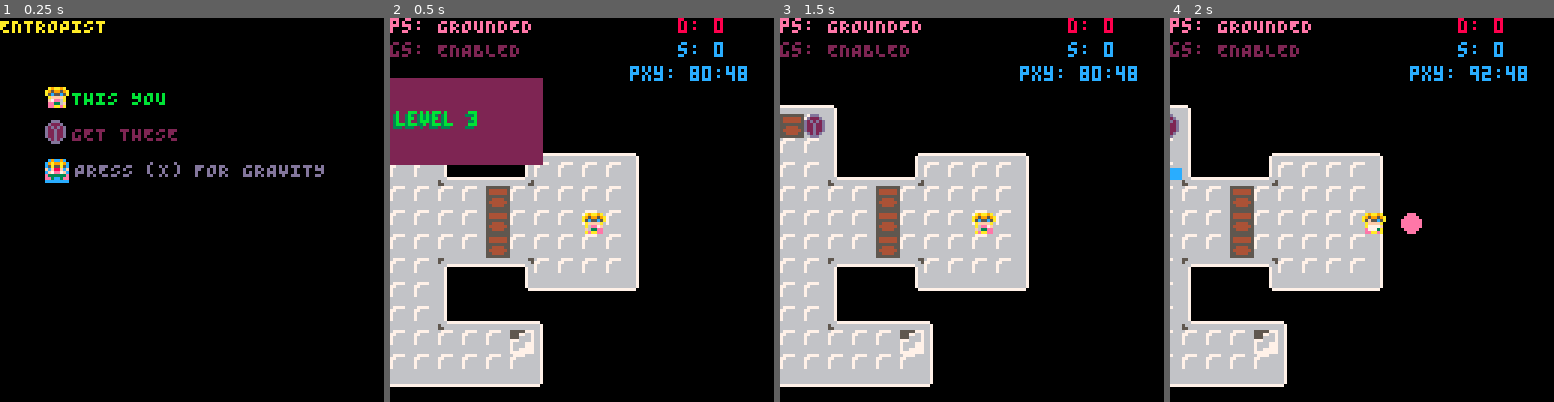
Above: before the commit, frames 1-4 (left to right).
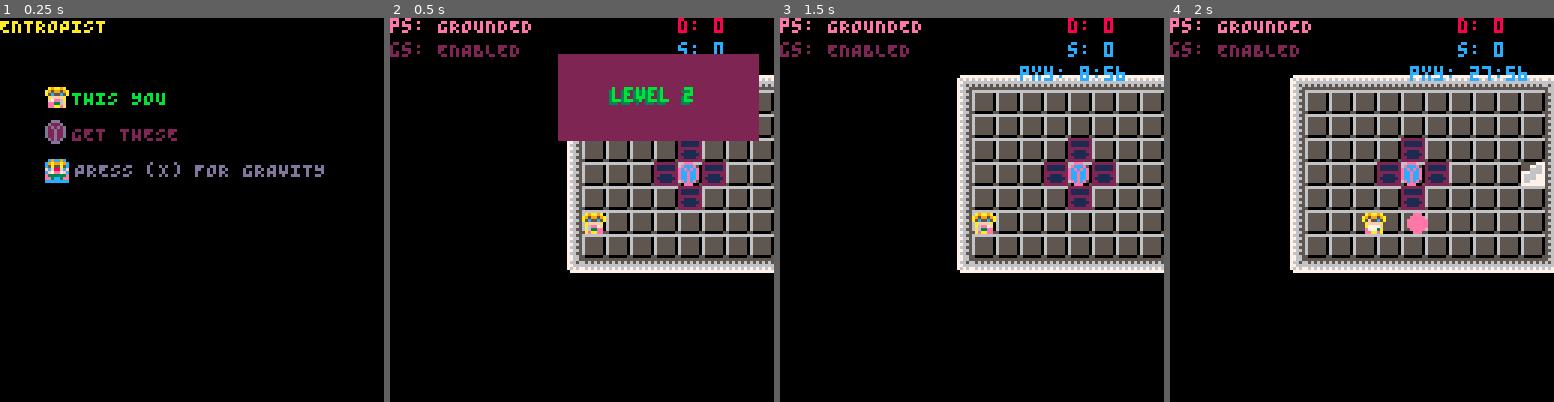
Above: after the commit, the same moments.

Repository: kitasuna/pico8-ttuor
Game: PICO-8 cartridge main.p8
The game is run twice, just before and just after one commit, with the same random seed, the same clock (stepped at 60 frames per second) and the same inputs.
Inputs:
- Up to frame 1 (0.25 s): no input
- Up to frame 2 (0.5 s): tap X (X key) at 0.33 s
- Up to frame 3 (1.5 s): tap O (Z key) at 0.7 s; tap X (X key) at 1.07 s
- Up to frame 4 (2 s): hold Right from 1.6 s (still down); tap O (Z key) at 1.7 s; tap X (X key) at 1.85 s

Frame 1 is identical in both runs. In frame 2, 59% of the frame differs, in the area x 0-100%, y 9-97%; in frame 3, 48%; in frame 4, 46%.

Commit message:
Improve level tileset

Diff:
--- a/main.p8
+++ b/main.p8
@@ -275,7 +275,7 @@
   -- Load levels
   levels = get_levels()
 
-  level_index = 3
+  level_index = 2
 
   -- Set up timers table for later...
   timers = {}
@@ -479,20 +479,20 @@
 
 
 __gff__
-0001010101010101010101010101010101010100000000002042020004040404040404040000000000000010000000000000000000000000000000000000000002000000000000000000000000000000020202020200000000000000000000000002000000000000000000000000000000000000000000000000000000000000
+0001010101010101010101010101010101010100000000002042020004040404040404040000000000000010000000000000000000000000000000000000000002000000000000000000000000000000020202020200000000000000000000000002000000000000000000000000000002020202020200000000000000000000
 0000000000000000000000000000000000000000000000000000000000000000000000000000000000000000000000000000000000000000000000000000000000000000000000000000000000000000000000000000000000000000000000000000000000000000000000000000000000000000000000000000000000000000
 __map__
-555555555555005555555555551a1a1a1a1a1800000000000000000000000000180000000000000000000000000018181818181818181818181800454343434343461818181818434343461800000000000000000000000000000000000000000000000000000000000000000000000000000000000000000000000000000000
-5555555555550055555555555555555555554543434343434343434343460000454343434600000000000000000018454343431818181800000000304040404040421818181818404040421800000000000000000000000000000000000000000000000000000000000000000000000000000000000000000000000000000000
-4543434343434343465555555555555555004140404040404040404040420000414040404200000000000000000018414040401818434343001800414040404019421818181818404040421800000000000000000000000000000000000000000000000000000000000000000000000000000000000000000000000000000000
-4140404040404040425555555555555555554140404040404040404040420000414040404200004543434343460018414040401818404040181800414040404a44471818181818404040421800000000000000000000000000000000000000000000000000000000000000000000000000000000000000000000000000000000
-4140404040404040494343434343434655004140404040404040404040420000304040404943434c40404040420018414040401818404040181800414040404218181818181818404040421800000000000000000000000000000000000000000000000000000000000000000000000000000000000000000000000000000000
-4140404040404040404040404040404255004140404040404040404019420000414040404040404040404040420018414040401818404040181800181818181818181818181818404040421800000000000000000000000000000000000000000000000000000000000000000000000000000000000000000000000000000000
-41404040404040404a444b404040404255554140404040404040404040420000414040404040404040404040420018484444441818404040181800181818181818181818181818404040421800000000000000000000000000000000000000000000000000000000000000000000000000000000000000000000000000000000
-4140404040404040421841404040404255554140404040404040404040420000414040404040404040404040420018181818181818181818181800414040404218181818181830404040421800000000000000000000000000000000000000000000000000000000000000000000000000000000000000000000000000000000
-4844444444444444471830404040404255554140404040404040404040420000414040404a44444b40404040420018004040401818181818181800304040404218414040404040404040421800000000000000000000000000000000000000000000000000000000000000000000000000000000000000000000000000000000
-5555551818181818181841404040404200004844444444444444444444470000414040404200004844444444470018184040401818404040421800414040404218414040404040404040421800000000000000000000000000000000000000000000000000000000000000000000000000000000000000000000000000000000
-454343181843434318184c4040404042000000000000000000000000000000004140404049434343460000000000181840404018184040194218004140404018181840404a4444444444471800000000000000000000000000000000000000000000000000000000000000000000000000000000000000000000000000000000
-4140531818524053181852404040404200000000000000000000000000000000414040404040401942000000000018181818181818444444471800414040401818184040421818181818181800000000000000000000000000000000000000000000000000000000000000000000000000000000000000000000000000000000
-4119531818524053181852404040404200000000000000000000000000000000414040404040404042000000000018181818181818181818181800484444441800004444470000000000000000000000000000000000000000000000000000000000000000000000000000000000000000000000000000000000000000000000
+555555555555005555555555551a1a1a1a1a0000000000000000000000000000000000000000000000000000000000000000000000000000000000454343434343461818181818434343460000000000000000000000000000000000000000000000000000000000000000000000000000000000000000000000000000000000
+5555555555550055555555555555555555554543434343434343434343460000454343434600000000000000000000454343430000000000000000307474747474421818181818747474420000000000000000000000000000000000000000000000000000000000000000000000000000000000000000000000000000000000
+4543434343434343465555555555555555004174747474747474747474420000417474744200000000000000000000417474741818434343000000417474747419421818181818747474420000000000000000000000000000000000000000000000000000000000000000000000000000000000000000000000000000000000
+4173737373737373425555555555555555554174747474747474747474420000417474744200004543434343460000417474741818747474181818417474744a44471818181818747474420000000000000000000000000000000000000000000000000000000000000000000000000000000000000000000000000000000000
+4173737373737173494343434343434655004174747474747474747474420000307474744943434c74747474420000417474741818747474181818417474744218181818181818747474420000000000000000000000000000000000000000000000000000000000000000000000000000000000000000000000000000000000
+4173737373737373737373737373734255004174747474747474747419420000417474747474747474747474420000417474741818747474181818181818180018181818181818747474420000000000000000000000000000000000000000000000000000000000000000000000000000000000000000000000000000000000
+41737173737373734a444b737373734255554174747474747474747474420000417474747474747474747474420000484444441818747474181818181818181818181818181818747474420000000000000000000000000000000000000000000000000000000000000000000000000000000000000000000000000000000000
+4173737373737373421841737173734255554174747474747474747474420000417474747474747474747474420018181818181818181818181818417474744218181818181830747474420000000000000000000000000000000000000000000000000000000000000000000000000000000000000000000000000000000000
+4844444444444444471830737373734255554174747474747474747474420000417474744a44444b74747474420018187474741818181818181818307474744218417474747474747474420000000000000000000000000000000000000000000000000000000000000000000000000000000000000000000000000000000000
+5555551818181818181841404040404200004844444444444444444444470000417474744200004844444444470018187474741818747474420000417474744218417474747474747474420000000000000000000000000000000000000000000000000000000000000000000000000000000000000000000000000000000000
+454343181843434318184c4040404042000000000000000000000000000000004174747449434343460000000000181874747418187474194200004174747418181874744a4444444444470000000000000000000000000000000000000000000000000000000000000000000000000000000000000000000000000000000000
+4140531818524053181852404040404200000000000000000000000000000000417474747474741942000000000018181818181818444444470000417474741818187474420000000000000000000000000000000000000000000000000000000000000000000000000000000000000000000000000000000000000000000000
+4119531818524053181852404040404200000000000000000000000000000000417474747474747442000000000000000000000000000000000000484444441818184444470000000000000000000000000000000000000000000000000000000000000000000000000000000000000000000000000000000000000000000000
 4844441818444444181844444444444700000000000000000000000000000000484444444444444447000000000000000000000000000000000000000000000000000000000000000000000000000000000000000000000000000000000000000000000000000000000000000000000000000000000000000000000000000000
Not shown, changed: 40 lines of the sprite sheet (__gfx__) section of main.p8
